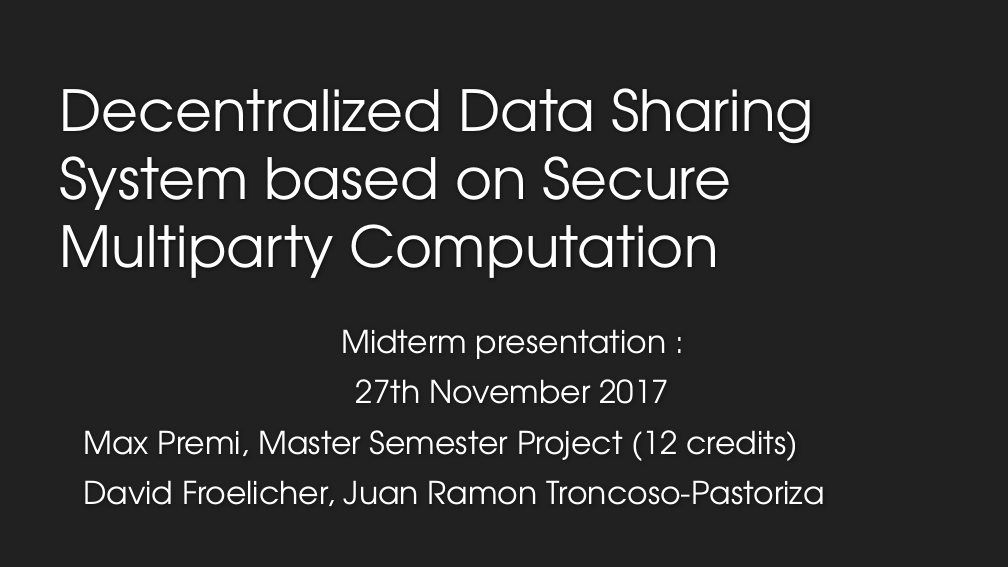
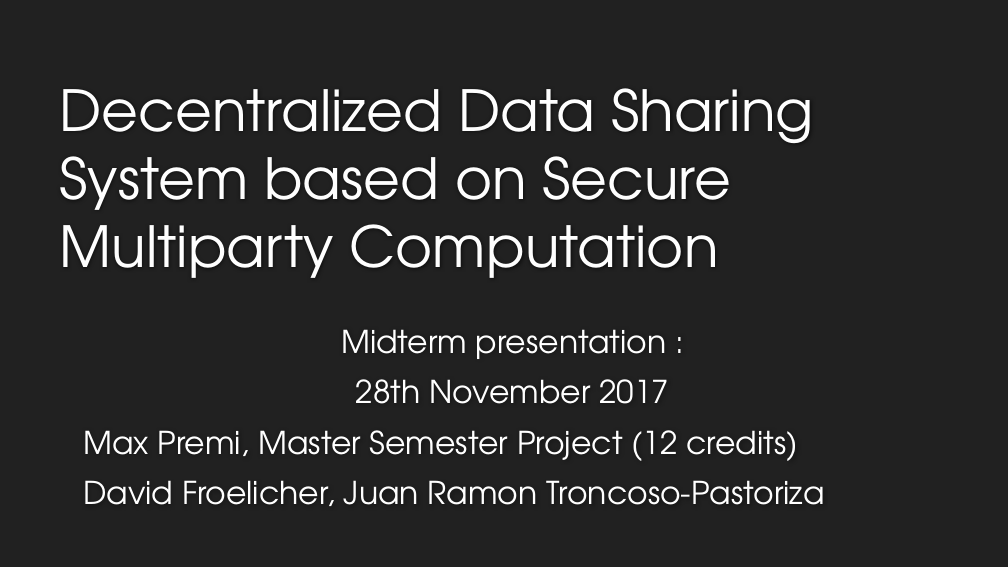
Before and after one commit to maxpr/MasterProjectDocuments, a slide deck: slide 1 of doc/Présentation.pptx. Drawn at 1008x567 pixels with LibreOffice and Linux fonts; fonts in the diff are those of the drawing; background and template pictures are left out. Boxes give left, top, right and bottom in pixels: in the first picture for what was removed or moved away, otherwise in the second. Text is boxed around its words. In the diff, an @@ line names an element or a change of style, - is before the commit and + after.

```diff
--- a/doc/Présentation.pptx
+++ b/doc/Présentation.pptx
@@ subtitle at bbox=[356, 379, 669, 404]: text changed @@
-27th November 2017
+28th November 2017
```
Also in this commit, not shown: 4 other slides changed, 13 other files.
